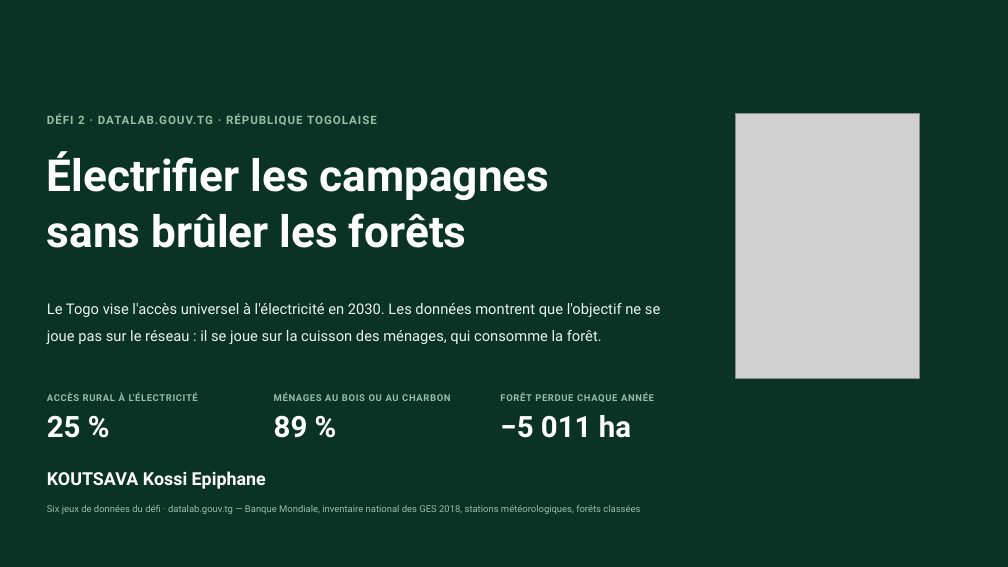
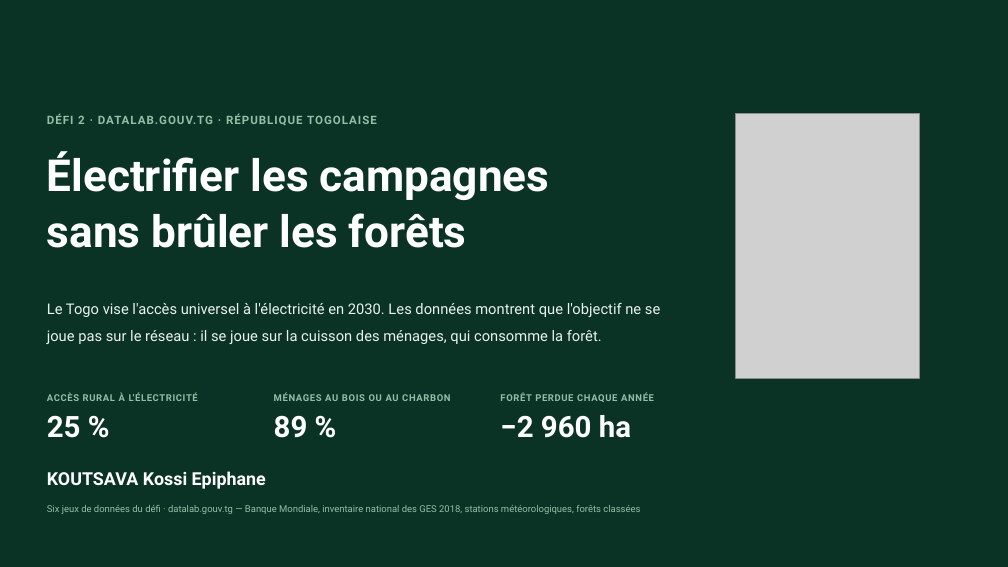
Before and after one commit to kkepiphane/data_challenges_defi2_environnement, a slide deck: slide 1 of report/Defi2_Togo_Energie_Climat_Forets.pptx. Drawn at 1008x567 pixels with LibreOffice and Linux fonts; fonts in the diff are those of the drawing; grey boxes stand for pictures. Boxes give left, top, right and bottom in pixels: in the first picture for what was removed or moved away, otherwise in the second. Text is boxed around its words. In the diff, an @@ line names an element or a change of style, - is before the commit and + after.

```diff
--- a/report/Defi2_Togo_Energie_Climat_Forets.pptx
+++ b/report/Defi2_Togo_Energie_Climat_Forets.pptx
@@ text at bbox=[500, 415, 631, 438]: text changed @@
-−5 011 ha
+−2 960 ha
```
Also in this commit, not shown: 3 other slides changed, 27 other files.
